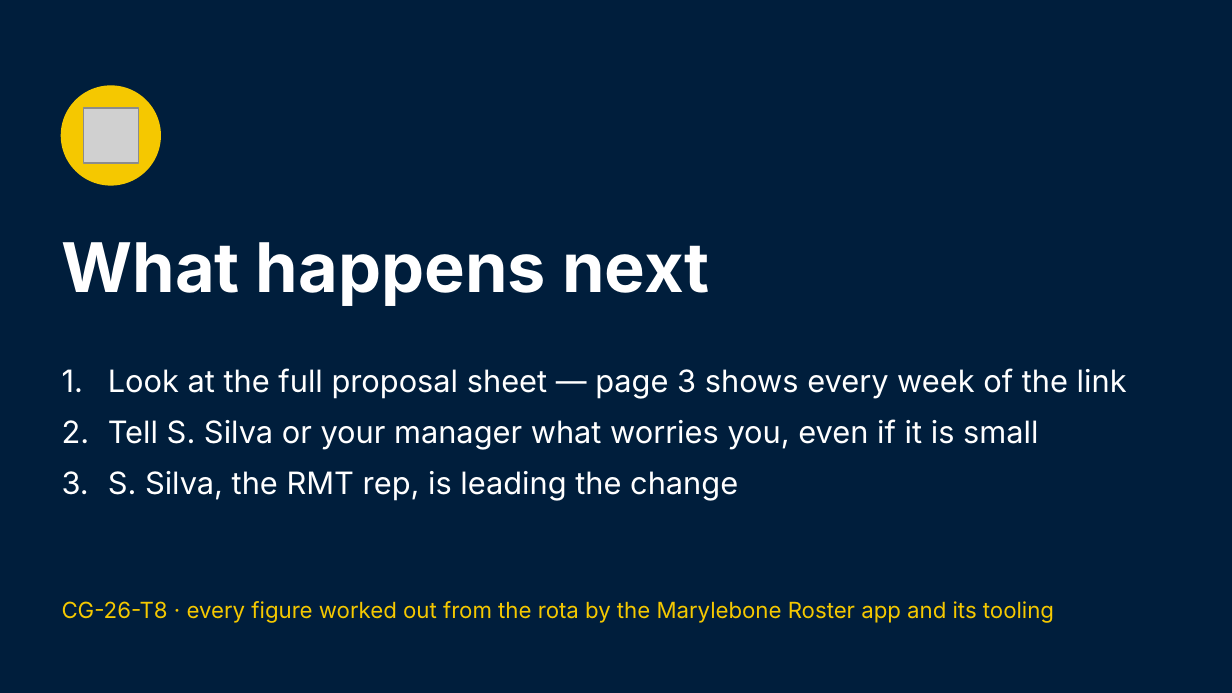
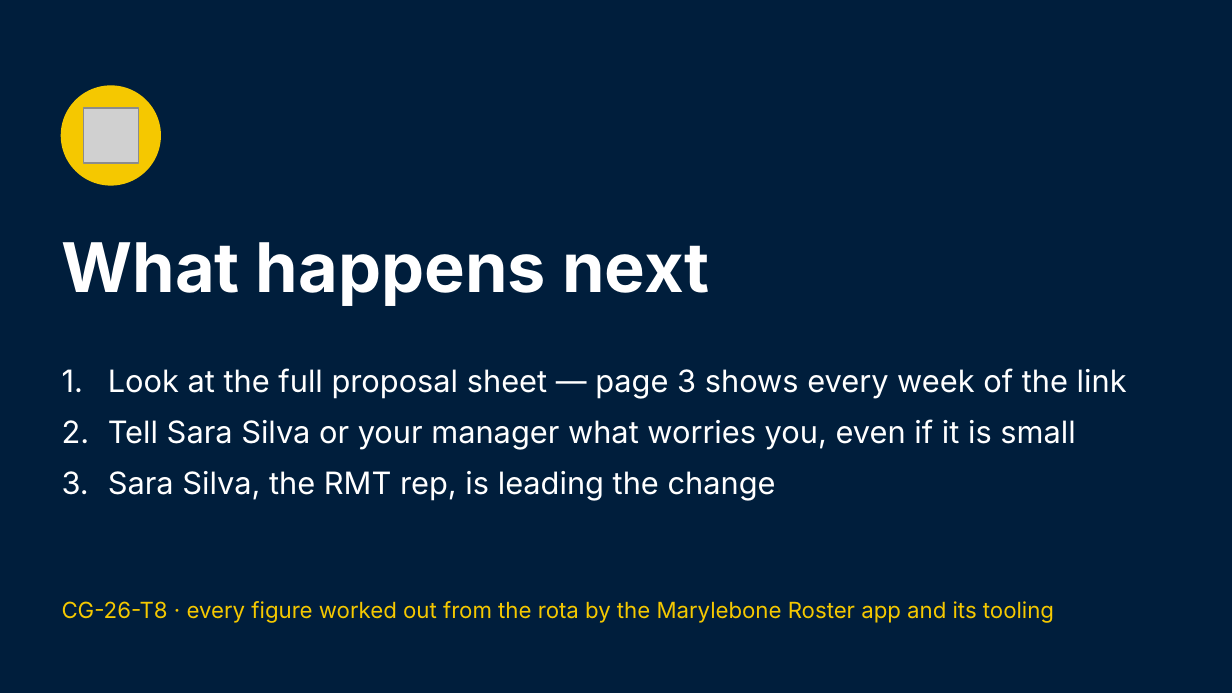
Before and after one commit to Garethdavidmiller/roster-app, a slide deck: slide 15 of docs/links-26/presentations/Common-Ground-for-colleagues.pptx. Drawn at 1232x693 pixels with LibreOffice and Linux fonts; fonts in the diff are those of the drawing; grey boxes stand for pictures. Boxes give left, top, right and bottom in pixels: in the first picture for what was removed or moved away, otherwise in the second. Text is boxed around its words. In the diff, an @@ line names an element or a change of style, - is before the commit and + after.

```diff
--- a/docs/links-26/presentations/Common-Ground-for-colleagues.pptx
+++ b/docs/links-26/presentations/Common-Ground-for-colleagues.pptx
@@ text at bbox=[108, 419, 1075, 500]: text changed @@
-2. Tell S. Silva or your manager what worries you, even if it is small
-3. S. Silva, the RMT rep, is leading the change
+2. Tell Sara Silva or your manager what worries you, even if it is small
+3. Sara Silva, the RMT rep, is leading the change
```
Also in this commit, not shown: 17 other files.
